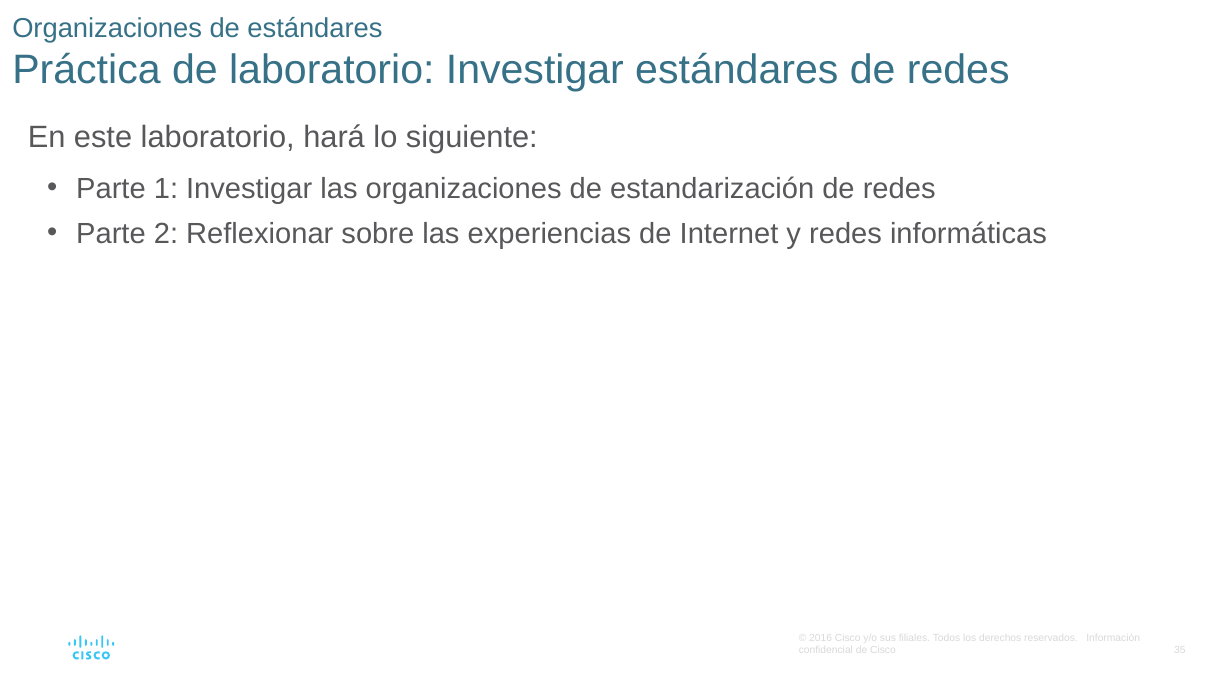
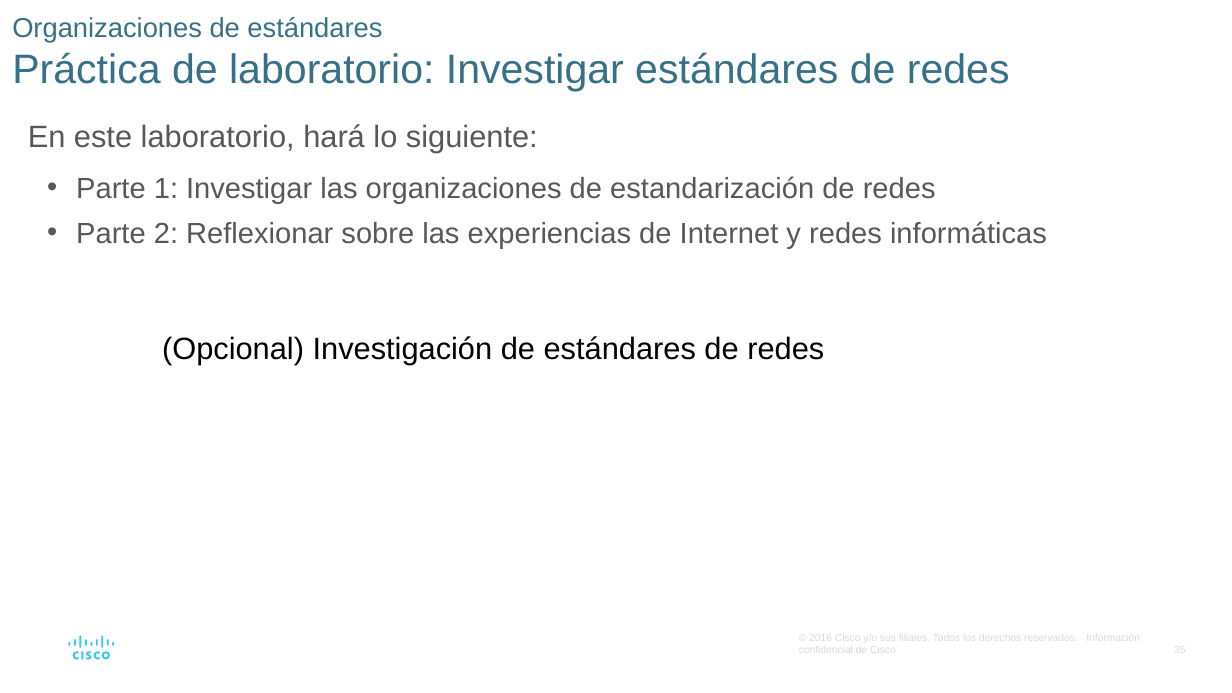
Before and after one commit to giganteavila/PAR, a slide deck: slide 35 of Presentaciones/3-Protocolos_y_modelos.odp. Drawn at 1232x693 pixels with LibreOffice and Linux fonts; fonts in the diff are those of the drawing. Boxes give left, top, right and bottom in pixels: in the first picture for what was removed or moved away, otherwise in the second. Text is boxed around its words. In the diff, an @@ line names an element or a change of style, - is before the commit and + after.

```diff
--- a/Presentaciones/3-Protocolos_y_modelos.odp
+++ b/Presentaciones/3-Protocolos_y_modelos.odp
@@ text added at <box>162,336,824,365</box>, 18 pt, text #000000 @@
+(Opcional) Investigación de estándares de redes
```
Also in this commit, not shown: 8 other slides changed, 3 slides added.
